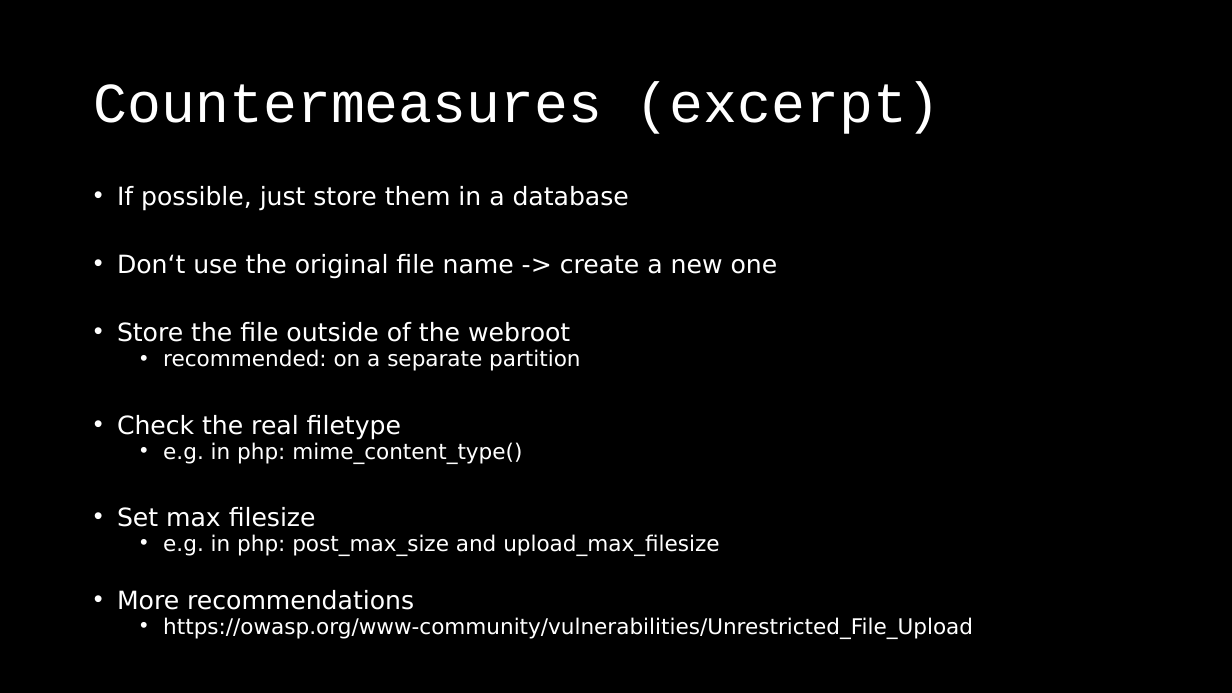
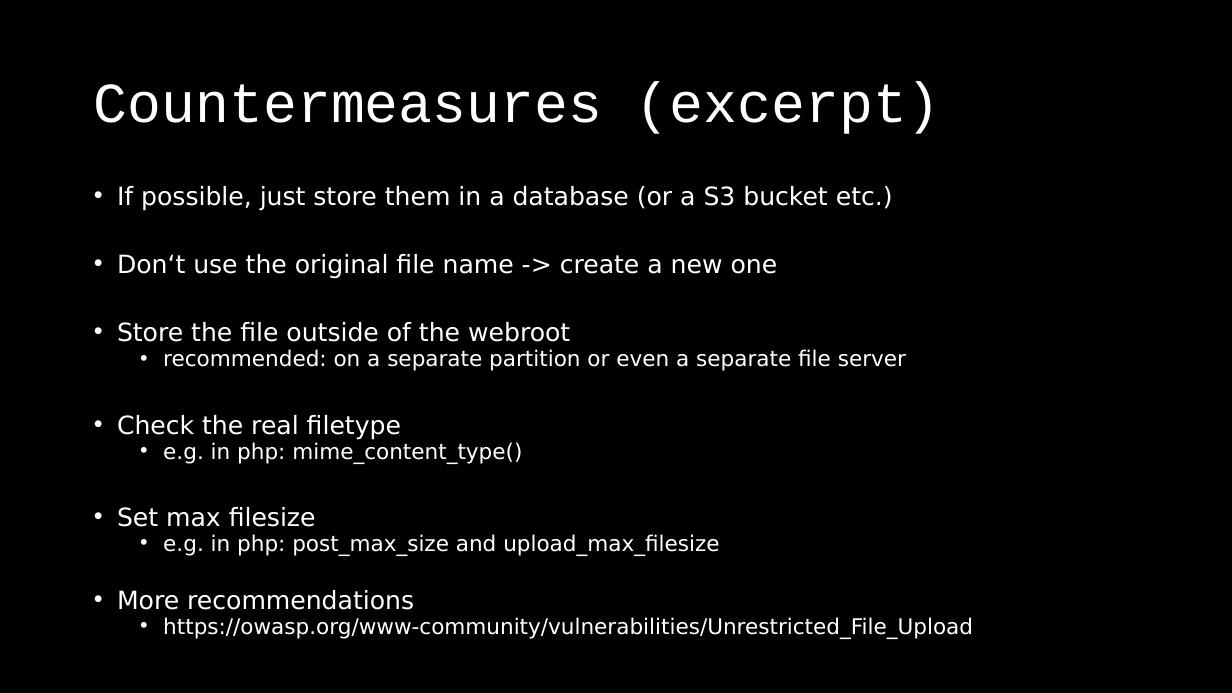
Before and after one commit to dschwarz91/websec-lecture, a slide deck: slide 70 of slides/6_Server_Attacks.pptx. Drawn at 1232x693 pixels with LibreOffice and Linux fonts; fonts in the diff are those of the drawing. Boxes give left, top, right and bottom in pixels: in the first picture for what was removed or moved away, otherwise in the second. Text is boxed around its words. In the diff, an @@ line names an element or a change of style, - is before the commit and + after.

Commit message:
Added a few little things to the countermeasures for os command injections and malicious file upload.

```diff
--- a/slides/6_Server_Attacks.pptx
+++ b/slides/6_Server_Attacks.pptx
@@ text at (117, 186, 893, 211): text changed @@
-• If possible, just store them in a database
+• If possible, just store them in a database (or a S3 bucket etc.)
@@ text at (163, 349, 906, 371): text changed @@
-  • recommended: on a separate partition
+  • recommended: on a separate partition or even a separate file server
```
Also in this commit, not shown: 4 other slides changed, 2 other files.
